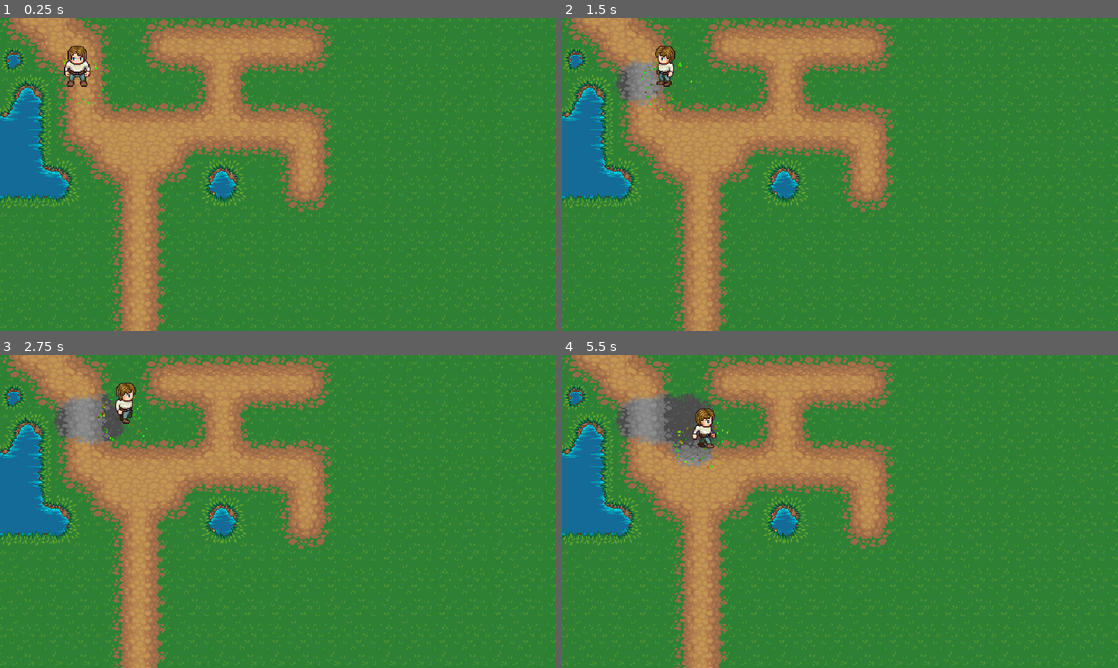
Above: before the commit, frames 1-4 (two rows, left to right).
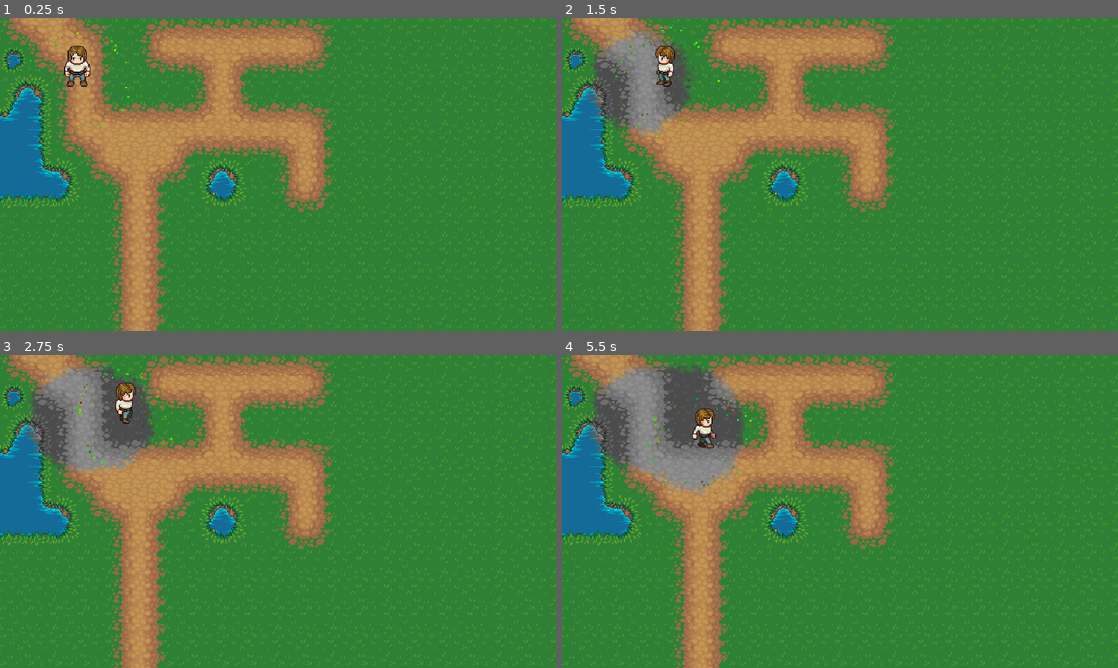
Above: after the commit, the same moments.

Repository: age-of-asparagus/desaturitis
Game: Godot game, scene res://World2.tscn
Two runs of this game, one before a commit and one after it. Both use one fixed random seed, a clock stepped at 60 frames per second and the inputs below. This scene is started directly instead of the project's main scene.
Inputs (mouse positions are in pixels of both pictures, inside the frame that each line leads up to):
- Up to frame 1 (0.25 s): no input
- Up to frame 2 (1.5 s): move the mouse to (962, 158) at 0.52 s; hold D (D) 0.53-1.28 s; move the mouse to (728, 190) at 1.27 s; tap A (A) at 1.35 s
- Up to frame 3 (2.75 s): tap D (D) at 1.55 s; move the mouse to (333, 442) at 2.02 s; hold D (D) from 2.03 s (still down)
- Up to frame 4 (5.5 s): move the mouse to (812, 574) at 2.77 s; release D (D) at 2.78 s; click (812, 574) at 2.85 s; tap D (D) at 3.05, 3.8, 4.55 s; move the mouse to (1006, 558) at 3.52 s; hold S (S) 3.53-4.28 s; move the mouse to (673, 464) at 4.27 s; tap W (W) at 4.35 s; move the mouse to (867, 511) at 5.02 s; hold D (D) from 5.03 s (still down)

The runs differ from the first frame. In frame 1, less than 0.1% of the frame differs, in the area x 5-24%, y 2-36%; in frame 2, 3.2%; in frame 3, 4.1%; in frame 4, 5.7%, in the area x 4-35%, y 3-45%.

Commit message:
size and time export on colorsucker

Diff:
--- a/ColorSucker.gd
+++ b/ColorSucker.gd
@@ -2,6 +2,7 @@
 
 export (PackedScene) var DesaturateSprite
 export var size := 64.0
+export var seconds := 0.3
 
 
 var desaturation_material = preload("res://desaturation/desaturate_material.tres")
@@ -19,11 +20,14 @@
 func _ready():
 	node_holder = get_or_create_holder()
 	current_scene = get_tree().current_scene
+	$Particles2D.process_material.set("emission_ring_radius", size/2)
+	$Particles2D.process_material.set("emission_ring_inner_radius", size/2.5)
 
 # Called every frame. 'delta' is the elapsed time since the previous frame.
 func _process(delta):
 	tick += 1
-	if tick % 30 == 0:
+	if tick % int(seconds*10) == 0:
+		tick = 0
 		var desaturation_sprite = DesaturateSprite.instance()
 		var scale = size / desaturation_sprite.texture.get_width()
 		desaturation_sprite.scale = Vector2(scale, scale)
--- a/World2.tscn
+++ b/World2.tscn
@@ -18,3 +18,5 @@
 
 [node name="ColorSucker" parent="YSort/Player" instance=ExtResource( 5 )]
 show_behind_parent = true
+size = 128.0
+seconds = 1.0
--- a/desaturation/desaturate_material.tres
+++ b/desaturation/desaturate_material.tres
@@ -5,5 +5,5 @@
 
 [resource]
 shader = ExtResource( 1 )
-shader_param/fade = 1.0
+shader_param/fade = 0.0
 shader_param/mask = ExtResource( 2 )
